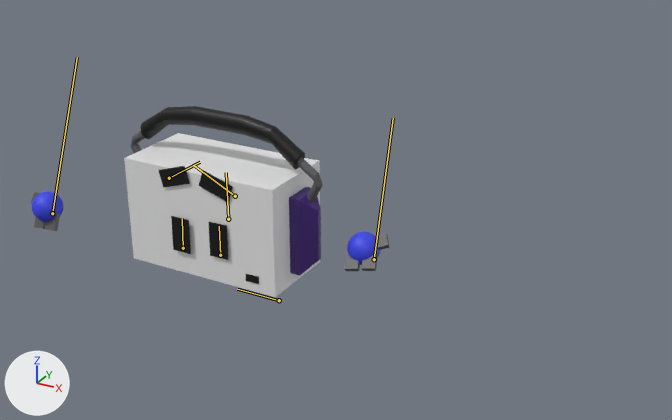
The glTF model apps/client/public/avatar/botcito.glb, before and after one commit.
Rendered twice from a camera (50 mm lens) standing at (6.69, -17.34, 8.52) and looking at (-1.78, -1.94, 0.82). The axes (+X, +Y, +Z) are drawn at lower left. The lights are the same throughout. The older version comes first. Both versions are drawn at frame 163 of the action 'Esqueleto_acción'; the numbers are the values there. The bones that bend it are drawn over the model as lines.

The first picture shows 'Cilindro', 'Cilindro.001', 'Cilindro.002', 'Cube', 'Cube.001', 'Cubo.002', 'Cubo.005', 'Plano', 'Plano.001', 'Plano.002', 'Plano.003', 'Plano.004'.
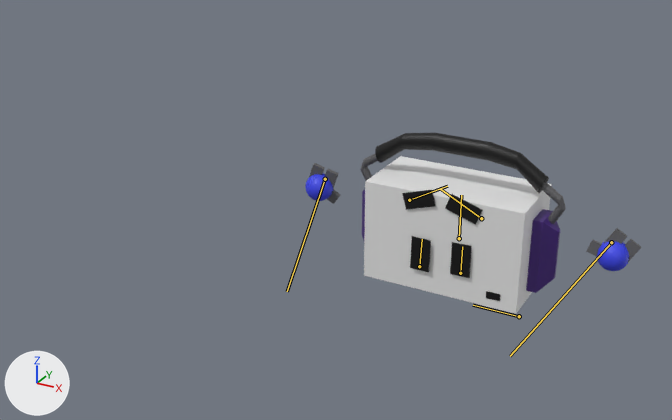
What differs and where, as boxes (x1, y1, x2, y2) in the pictures (672 x 420 px):
'Cube', posed: before (124, 133, 320, 297); after (364, 156, 552, 314)
'Cilindro.002', posed (6% wider, 6% shorter): before (141, 106, 305, 170); after (375, 133, 549, 193)
'Cube.001', posed (6% wider): before (289, 187, 321, 275); after (526, 209, 560, 293)
'Cubo.002', posed (22% wider, 10% taller): before (345, 232, 390, 271); after (586, 228, 641, 271)
'Cubo.005', posed: before (31, 191, 64, 231); after (305, 163, 340, 204)
'Plano.001', posed: before (208, 222, 228, 260); after (450, 242, 471, 278)
'Plano', posed: before (171, 216, 191, 254); after (410, 236, 431, 272)
'Plano.003', posed (9% wider): before (199, 170, 233, 202); after (445, 194, 482, 225)
'Plano.002', posed (6% wider, 9% shorter): before (158, 166, 190, 187); after (402, 190, 436, 209)
'Cilindro', posed (9% shorter): before (297, 157, 323, 203); after (541, 182, 566, 224)
'Cilindro.001', posed: before (131, 131, 145, 153); after (360, 154, 378, 180)
'Plano.004', posed (7% wider): before (246, 274, 259, 284); after (486, 291, 500, 301)
'Cube.002', posed (not visible before): after (362, 190, 365, 240)
bone 'Hueso', root to tip: before (52, 213) to (77, 57); after (325, 179) to (287, 291)
bone 'Hueso.001', root to tip: before (374, 259) to (393, 118); after (611, 242) to (510, 356)
bone 'Hueso cuerpo', root to tip: before (228, 219) to (226, 172); after (459, 238) to (461, 195)

The change in detail:
Bone 'Hueso' (bone_hueso) moves from (-3.95, 0.54, 4.3) to (0.27, 0.63, 0.01).
Bone 'Hueso' (bone_hueso) turns from (-26, 4, 2) to (1, -4, 161) degrees about its own x, y and z.
Bone 'Hueso.001' (bone_hueso_001) moves from (-3.66, 0.5, 2.97) to (0.14, 0.46, -0.06).
Bone 'Hueso.001' (bone_hueso_001) turns from (-50, 12, 9) to (14, 0, 149) degrees about its own x, y and z.
Bone 'Hueso cuerpo' (bone_hueso_cuerpo) moves from (-3.68, 0.64, 3.06) to (0.22, -0.19, 0.01).
